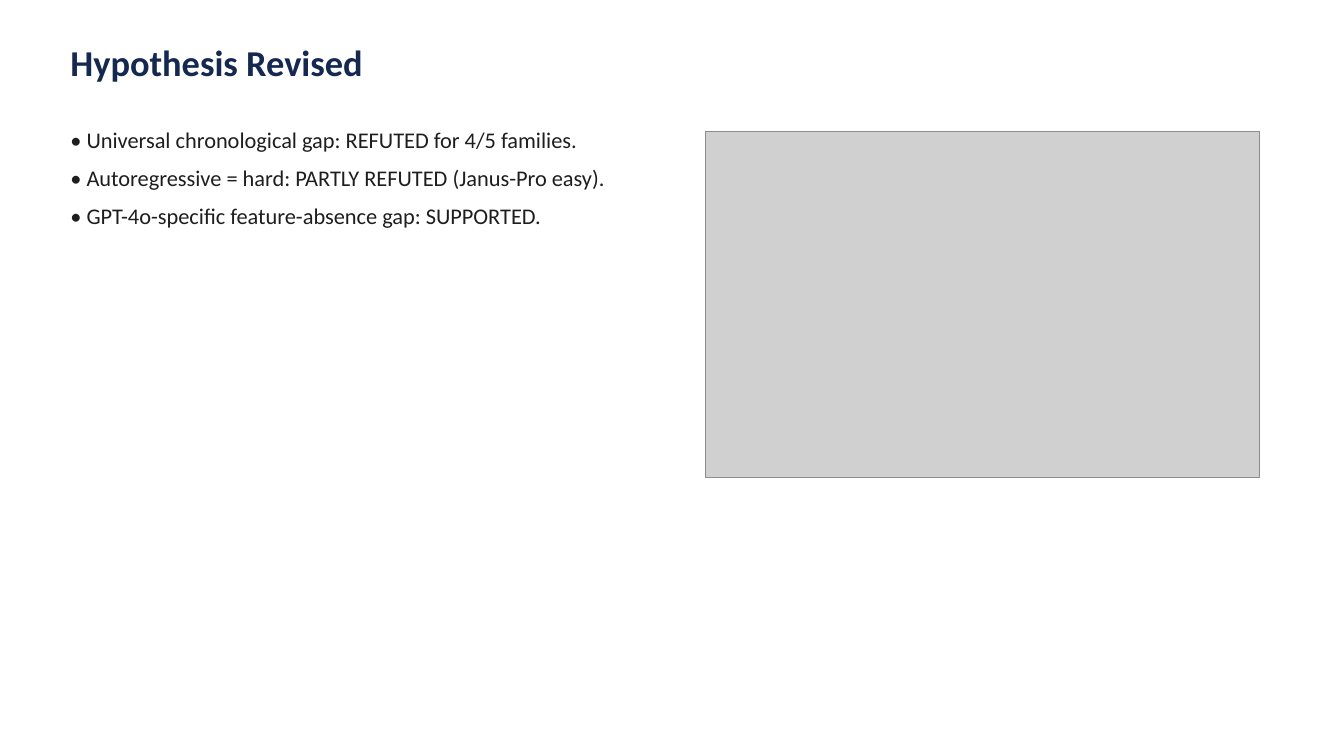
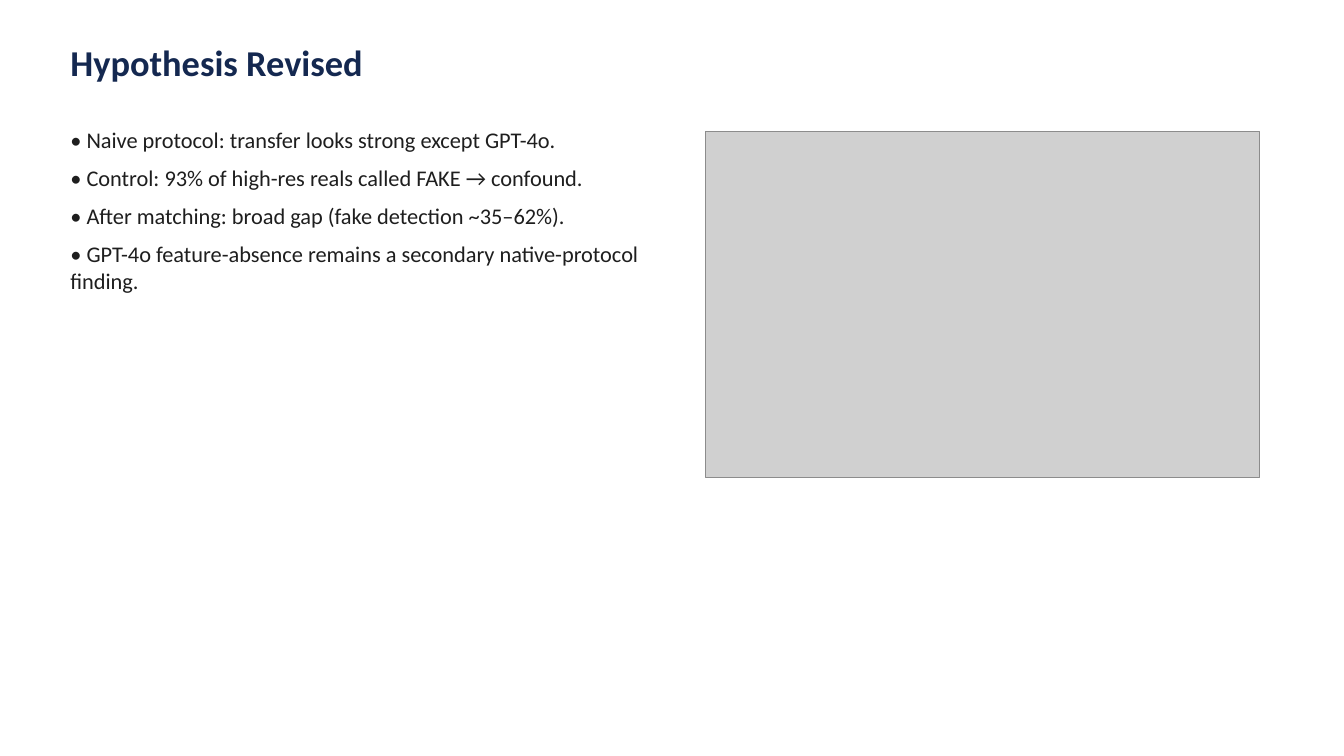
Before and after one commit to krishi-shah/ai-image-detection, a slide deck: slide 11 of reports/presentation.pptx. Drawn at 1344x756 pixels with LibreOffice and Linux fonts; fonts in the diff are those of the drawing; grey boxes stand for pictures. Boxes give left, top, right and bottom in pixels: in the first picture for what was removed or moved away, otherwise in the second. Text is boxed around its words. In the diff, an @@ line names an element or a change of style, - is before the commit and + after.

Commit message:
Fold resolution-control results into final report and presentation.

```diff
--- a/reports/presentation.pptx
+++ b/reports/presentation.pptx
@@ text at <box>70,132,639,293</box>: text changed @@
-• Universal chronological gap: REFUTED for 4/5 families.
-• Autoregressive = hard: PARTLY REFUTED (Janus-Pro easy).
-• GPT-4o-specific feature-absence gap: SUPPORTED.
+• Naive protocol: transfer looks strong except GPT-4o.
+• Control: 93% of high-res reals called FAKE → confound.
+• After matching: broad gap (fake detection ~35–62%).
+• GPT-4o feature-absence remains a secondary native-protocol finding.
```
Also in this commit, not shown: 1 other slide changed, 1 slide added, 1 slide removed, 11 other files.
